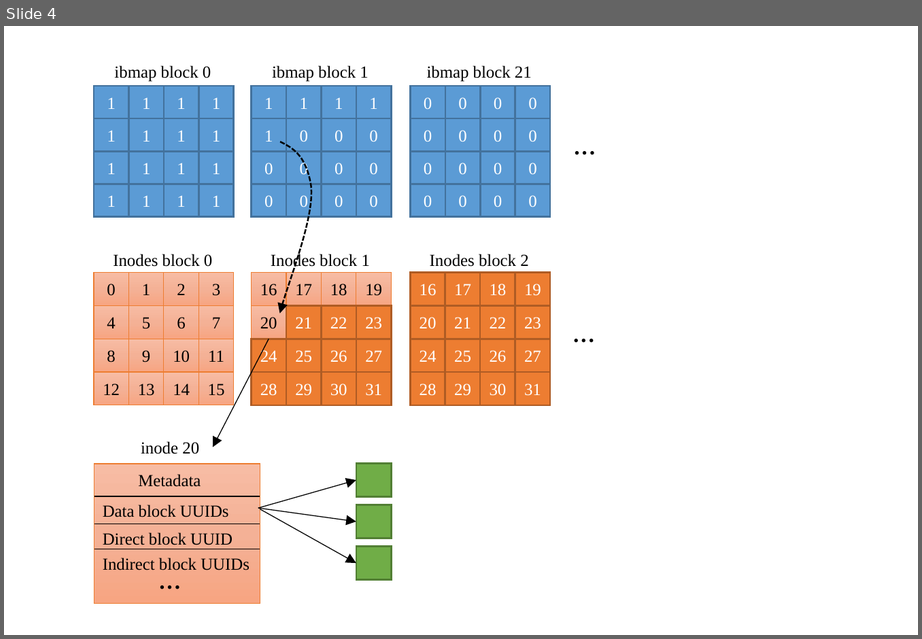
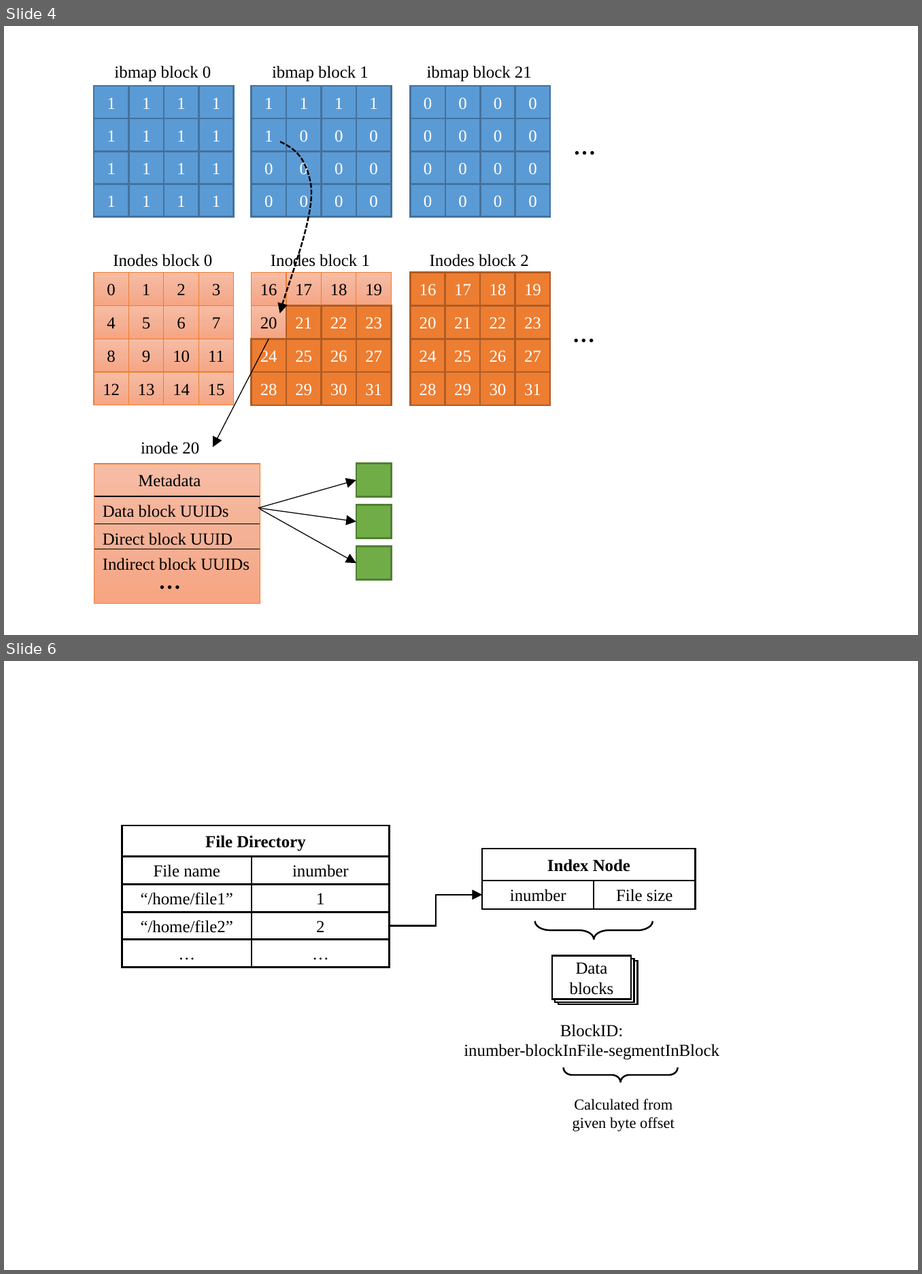
Before and after one commit to smash-bi/kawkab, a slide deck: docs/design/figures/fs-design.pptx. Shown one above the other, each under a label of ours: slide 4 before the commit, slides 4 and 6 after it; the slides between them are not shown. The pictures are 922x639 and 922x1274 pixels, drawn with LibreOffice and Linux fonts; fonts in the diff are those of the drawing. Boxes give left, top, right and bottom in pixels: in the first picture for what was removed or moved away, otherwise in the second. Text is boxed around its words. In the diff, an @@ line names an element or a change of style, - is before the commit and + after.

```diff
--- a/docs/design/figures/fs-design.pptx
+++ b/docs/design/figures/fs-design.pptx
@@ slide 6 added at box(4, 661, 918, 1270), background #FFFFFF @@
@@ rectangle added at box(481, 849, 695, 881), fill #FFFFFF, outline #000000 1 pt, 10 pt, text #000000, bold @@
+Index Node
@@ rectangle added at box(481, 881, 594, 909), fill #FFFFFF, outline #000000 1 pt, 10 pt, text #000000 @@
+inumber
@@ rectangle added at box(594, 881, 695, 909), fill #FFFFFF, outline #000000 1 pt, 10 pt, text #000000 @@
+File size
@@ elbow arrow added from (389, 927) to (481, 895), #000000 1 pt @@
@@ right brace added at box(534, 921, 652, 940), fill #FFFFFF, outline #000000 1 pt @@
@@ group added at box(122, 826, 389, 968): 9 rectangles @@
+File name
+File Directory
+inumber
+“/home/file1”
+1
+“/home/file2”
+2
+…
+…
@@ rectangle added at box(552, 956, 632, 1000), fill #FFFFFF, outline #000000 1 pt, 10 pt, text #000000 @@
+Data blocks
@@ rectangle added at box(555, 958, 634, 1002), fill #FFFFFF, outline #000000 1 pt @@
@@ rectangle added at box(558, 961, 638, 1004), fill #FFFFFF, outline #000000 1 pt @@
@@ text added at box(464, 1024, 719, 1060), 10 pt, text #000000 @@
+BlockID:
+inumber-blockInFile-segmentInBlock
@@ right brace added at box(564, 1068, 678, 1083), fill #FFFFFF, outline #000000 1 pt @@
@@ text added at box(572, 1099, 674, 1132), 9 pt, text #000000 @@
+Calculated from given byte offset
```
Also in this commit, not shown: 1 slide changed, 1 other slide added.
